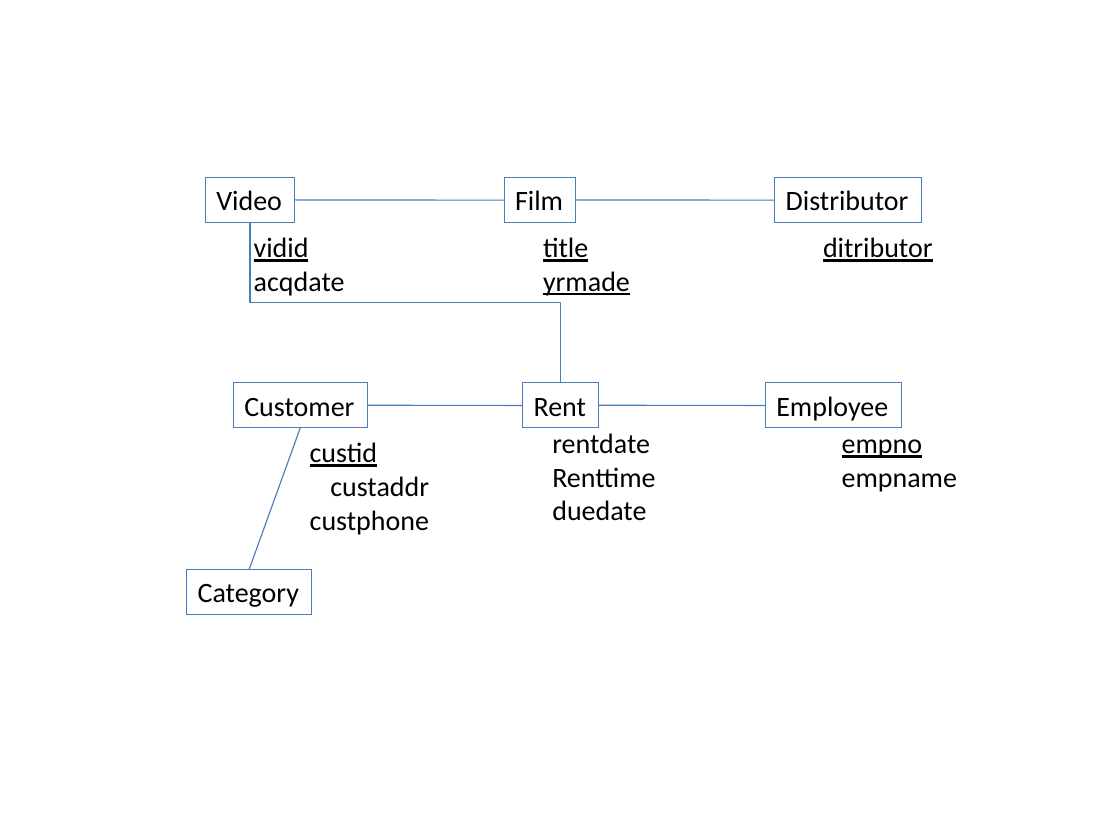
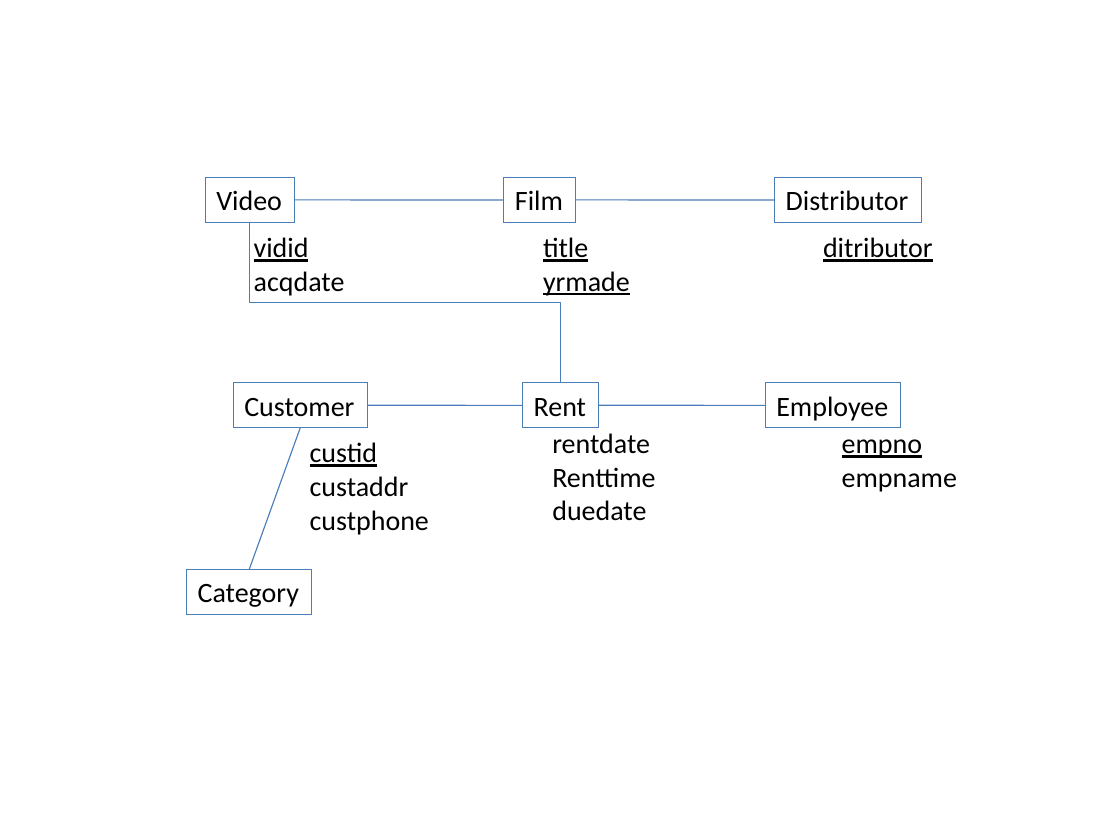
Before and after one commit to rte126/src-pe-tools, a slide deck: slide 3 of classes/CS579/dbclass/hw4-1a.pptx. Drawn at 1120x840 pixels with LibreOffice and Linux fonts; fonts in the diff are those of the drawing. Boxes give left, top, right and bottom in pixels: in the first picture for what was removed or moved away, otherwise in the second. Text is boxed around its words. In the diff, an @@ line names an element or a change of style, - is before the commit and + after.

```diff
--- a/classes/CS579/dbclass/hw4-1a.pptx
+++ b/classes/CS579/dbclass/hw4-1a.pptx
@@ text at (310, 476, 429, 535): alignment right to left @@
```
Also in this commit, not shown: 2 other slides changed, 1 slide added, 9 other files.
